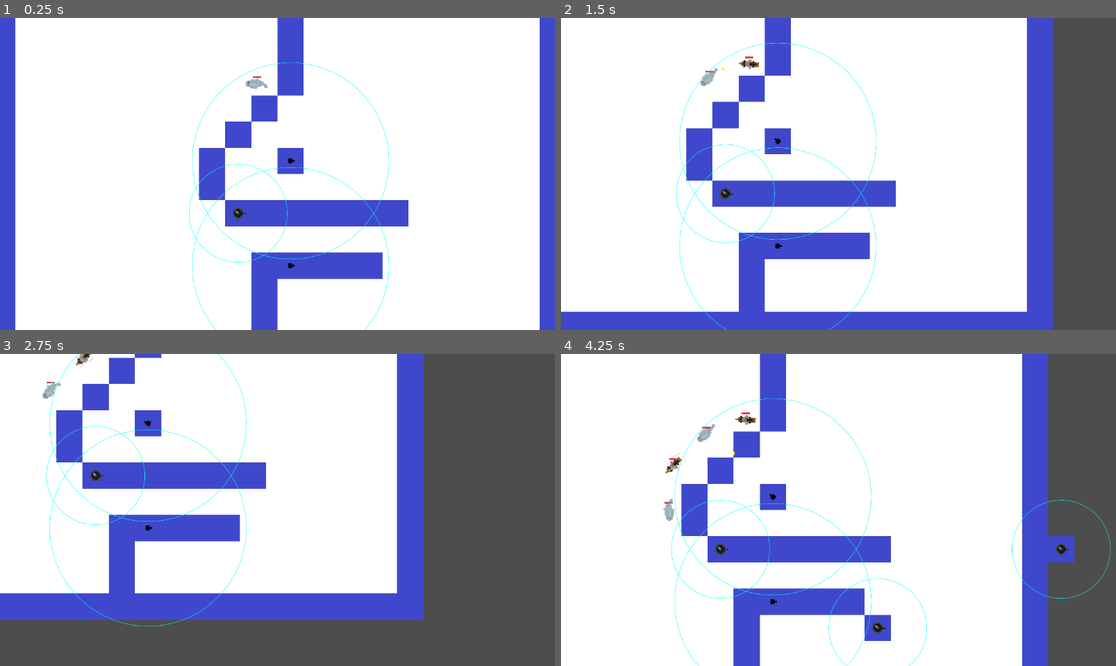
Above: before the commit, frames 1-4 (two rows, left to right).
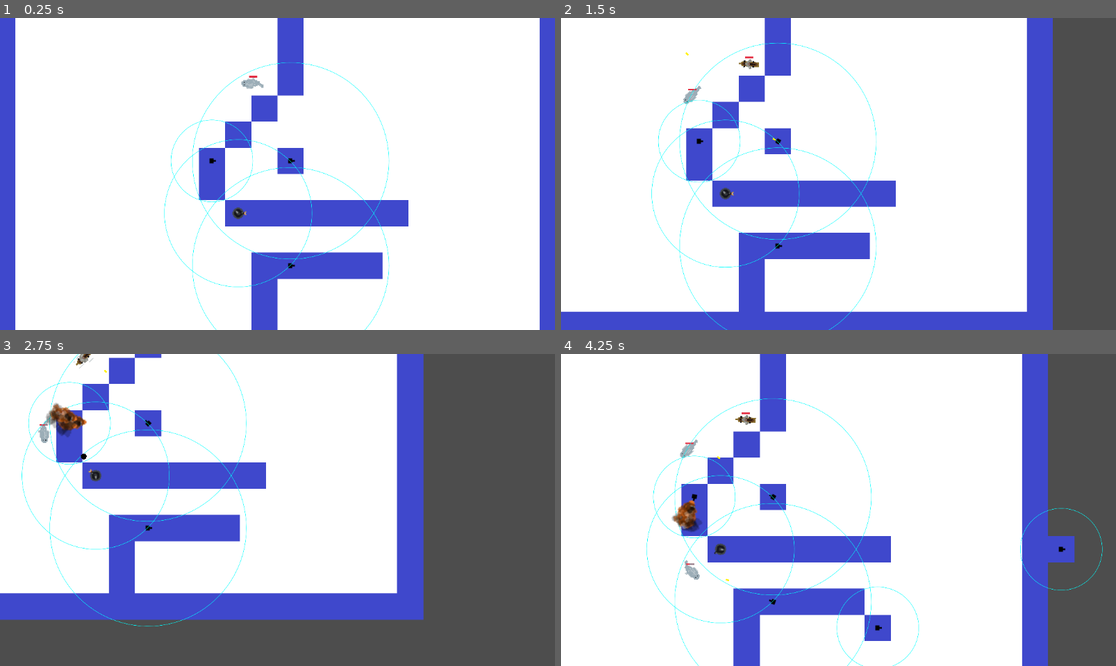
Above: after the commit, the same moments.

Repository: bartsides/TowerDefense
Game: Godot game, scene res://td.tscn
Same seed, same stepped clock (60 frames per second), same inputs: the game is played once before the commit and once after it.
Inputs (mouse positions are in pixels of both pictures, inside the frame that each line leads up to):
- Up to frame 1 (0.25 s): no input
- Up to frame 2 (1.5 s): move the mouse to (960, 158) at 0.52 s; hold D (move_right) 0.53-1.28 s; hold 1 (1) 0.53-1.28 s; tap 2 (2) at 0.8, 1.35 s; move the mouse to (727, 189) at 1.27 s; hold S (move_down) from 1.28 s (still down)
- Up to frame 3 (2.75 s): tap 3 (3) at 1.55 s; move the mouse to (333, 441) at 2.02 s; release S (move_down) at 2.03 s; hold D (move_right) from 2.03 s (still down); hold 3 (3) from 2.03 s (still down); tap 4 (4) at 2.3 s
- Up to frame 4 (4.25 s): move the mouse to (810, 572) at 2.77 s; release D (move_right) at 2.78 s; release 3 (3) at 2.78 s; hold W (move_up) 2.78-3.53 s; tap 4 (4) at 2.85 s; click (810, 572) at 3.05 s; move the mouse to (1005, 556) at 3.52 s; press the mouse at (1005, 556) at 3.53 s; hold A (move_left) from 3.53 s (still down); tap 1 (1) at 3.8 s

The runs differ from the first frame. In frame 1, 0.6% of the frame differs, in the area x 29-57%, y 18-87%; in frame 2, 0.7%; in frame 3, 1.2%; in frame 4, 2.0%, in the area x 15-100%, y 16-100%.

Commit message:
Flame thrower
Added flame thrower

Diff:
--- a/Enemies/fish.tscn
+++ b/Enemies/fish.tscn
@@ -40,6 +40,7 @@
 }]
 
 [node name="Enemy" instance=ExtResource("1_km15x")]
+SPEED = 60
 
 [node name="AnimatedSprite2D" parent="CollisionShape2D" index="0"]
 position = Vector2(1, 0)
--- a/Levels/level.gd
+++ b/Levels/level.gd
@@ -4,5 +4,5 @@
 
 var rounds: Array[Round]
 
-func _init(rounds : Array[Round] = []):
-	self.rounds = rounds
+func _init(level_rounds : Array[Round] = []):
+	rounds = level_rounds
--- a/Turrets/Projectiles/AnimatedSprite2D.gd
+++ b/Turrets/Projectiles/AnimatedSprite2D.gd
@@ -4,5 +4,8 @@
 	connect("animation_looped", _animation_looped)
 
 func _animation_looped():
-	if animation == "death":
-		get_parent().kill()
+	match animation:
+		"intro":
+			play("default")
+		"death":
+			get_parent().kill()
--- a/Turrets/Projectiles/bullet.gd
+++ b/Turrets/Projectiles/bullet.gd
@@ -1,6 +1,8 @@
 extends RigidBody2D
 
 @export var LIFESPAN = 1.0
+@export var MAX_ENEMIES_HIT = 1
+@export var IS_PROJECTILE = true
 
 var damage = 1.0
 var dying = false
@@ -28,4 +30,6 @@
 	if dying: return
 	if body.has_method("is_enemy"):
 		body.take_damage(damage)
-		die()
+		MAX_ENEMIES_HIT -= 1
+		if MAX_ENEMIES_HIT <= 0:
+			die()
--- a/Turrets/Projectiles/bullet.tscn
+++ b/Turrets/Projectiles/bullet.tscn
@@ -5,7 +5,7 @@
 [ext_resource type="Script" path="res://Turrets/Projectiles/AnimatedSprite2D.gd" id="3_2ohus"]
 
 [sub_resource type="RectangleShape2D" id="RectangleShape2D_q3eu8"]
-size = Vector2(5, 3)
+size = Vector2(4, 1.99999)
 
 [sub_resource type="SpriteFrames" id="SpriteFrames_e3omw"]
 animations = [{
@@ -27,6 +27,7 @@
 }]
 
 [node name="Bullet" type="RigidBody2D"]
+collision_layer = 2
 mass = 0.01
 continuous_cd = 1
 max_contacts_reported = 5
@@ -34,14 +35,16 @@
 script = ExtResource("1_okufc")
 
 [node name="CollisionShape2D" type="CollisionShape2D" parent="."]
+position = Vector2(9.53674e-07, 9.17912e-06)
 rotation = -3.14159
 shape = SubResource("RectangleShape2D_q3eu8")
 
 [node name="LifespanTimer" type="Timer" parent="."]
 
 [node name="AnimatedSprite2D" type="AnimatedSprite2D" parent="."]
+texture_filter = 1
 sprite_frames = SubResource("SpriteFrames_e3omw")
 script = ExtResource("3_2ohus")
 
 [connection signal="body_entered" from="." to="." method="_hit"]
-[connection signal="timeout" from="LifespanTimer" to="." method="_kill"]
+[connection signal="timeout" from="LifespanTimer" to="." method="kill"]
--- a/Turrets/Projectiles/cannonball.tscn
+++ b/Turrets/Projectiles/cannonball.tscn
@@ -85,4 +85,3 @@
 [node name="AnimatedSprite2D" parent="." index="2"]
 scale = Vector2(0.5, 0.5)
 sprite_frames = SubResource("SpriteFrames_atflx")
-animation = &"default"
--- /dev/null
+++ b/Turrets/Projectiles/flame.tscn
@@ -0,0 +1,103 @@
+[gd_scene load_steps=14 format=3 uid="uid://kfqqu43ueqm1"]
+
+[ext_resource type="PackedScene" uid="uid://16wea2ohr4ub" path="res://Turrets/Projectiles/bullet.tscn" id="1_u0te8"]
+[ext_resource type="Texture2D" uid="uid://xjgcabq3fl3l" path="res://assets/Flamethrow.png" id="2_4obqo"]
+
+[sub_resource type="RectangleShape2D" id="RectangleShape2D_fmpwp"]
+size = Vector2(36, 20)
+
+[sub_resource type="AtlasTexture" id="AtlasTexture_fg3qm"]
+atlas = ExtResource("2_4obqo")
+region = Rect2(160, 0, 32, 32)
+
+[sub_resource type="AtlasTexture" id="AtlasTexture_qrwu0"]
+atlas = ExtResource("2_4obqo")
+region = Rect2(192, 0, 32, 32)
+
+[sub_resource type="AtlasTexture" id="AtlasTexture_xrlf3"]
+atlas = ExtResource("2_4obqo")
+region = Rect2(96, 0, 32, 32)
+
+[sub_resource type="AtlasTexture" id="AtlasTexture_a2qvk"]
+atlas = ExtResource("2_4obqo")
+region = Rect2(128, 0, 32, 32)
+
+[sub_resource type="AtlasTexture" id="AtlasTexture_w8shx"]
+atlas = ExtResource("2_4obqo")
+region = Rect2(0, 0, 32, 32)
+
+[sub_resource type="AtlasTexture" id="AtlasTexture_52fst"]
+atlas = ExtResource("2_4obqo")
+region = Rect2(32, 0, 32, 32)
+
+[sub_resource type="AtlasTexture" id="AtlasTexture_2inva"]
+atlas = ExtResource("2_4obqo")
+region = Rect2(64, 0, 32, 32)
+
+[sub_resource type="AtlasTexture" id="AtlasTexture_kpdte"]
+atlas = ExtResource("2_4obqo")
+region = Rect2(96, 0, 32, 32)
+
+[sub_resource type="AtlasTexture" id="AtlasTexture_l2x17"]
+atlas = ExtResource("2_4obqo")
+region = Rect2(128, 0, 32, 32)
+
+[sub_resource type="SpriteFrames" id="SpriteFrames_byrhv"]
+animations = [{
+"frames": [{
+"duration": 1.0,
+"texture": SubResource("AtlasTexture_fg3qm")
+}, {
+"duration": 1.0,
+"texture": SubResource("AtlasTexture_qrwu0")
+}],
+"loop": true,
+"name": &"death",
+"speed": 5.0
+}, {
+"frames": [{
+"duration": 1.0,
+"texture": SubResource("AtlasTexture_xrlf3")
+}, {
+"duration": 1.0,
+"texture": SubResource("AtlasTexture_a2qvk")
+}],
+"loop": true,
+"name": &"default",
+"speed": 5.0
+}, {
+"frames": [{
+"duration": 1.0,
+"texture": SubResource("AtlasTexture_w8shx")
+}, {
+"duration": 1.0,
+"texture": SubResource("AtlasTexture_52fst")
+}, {
+"duration": 1.0,
+"texture": SubResource("AtlasTexture_2inva")
+}, {
+"duration": 1.0,
+"texture": SubResource("AtlasTexture_kpdte")
+}, {
+"duration": 1.0,
+"texture": SubResource("AtlasTexture_l2x17")
+}],
+"loop": true,
+"name": &"intro",
+"speed": 10.0
+}]
+
+[node name="Bullet" instance=ExtResource("1_u0te8")]
+MAX_ENEMIES_HIT = 20
+IS_PROJECTILE = false
+
+[node name="CollisionShape2D" parent="." index="0"]
+position = Vector2(18, -4.72069e-05)
+shape = SubResource("RectangleShape2D_fmpwp")
+
+[node name="AnimatedSprite2D" parent="." index="2"]
+texture_filter = 0
+position = Vector2(16, 0)
+scale = Vector2(1.42646, 1.42646)
+sprite_frames = SubResource("SpriteFrames_byrhv")
+animation = &"intro"
--- a/Turrets/cannon.gd
+++ b/Turrets/cannon.gd
@@ -1,4 +1,5 @@
 extends Turret
 
 func _ready():
+	super()
 	bullet_scene = load("res://Turrets/Projectiles/cannonball.tscn")
--- a/Turrets/cannon.tscn
+++ b/Turrets/cannon.tscn
@@ -46,15 +46,15 @@
 }]
 
 [node name="Turret" instance=ExtResource("1_mghsx")]
-script = ExtResource("2_dgf3g")
-ATTACK_RANGE = 60
+script = ExtResource("2_gylm1")
+ATTACK_RANGE = 90
+ATTACK_TIME = 3.0
 DAMAGE = 7.0
-BULLET_SPEED = 100.0
+BULLET_SPEED = 150.0
 
-[node name="AttackTimer" parent="." index="1"]
-wait_time = 3.0
+[node name="AnimatedSprite2D" parent="." index="2"]
+sprite_frames = SubResource("SpriteFrames_h1mtq")
+animation = &"attack"
 
-[node name="AnimatedSprite2D" parent="." index="3"]
-texture_filter = 3
-sprite_frames = SubResource("SpriteFrames_kunib")
-animation = &"default"
+[node name="BulletMarker2D" parent="." index="3"]
+position = Vector2(9, 0)
--- /dev/null
+++ b/Turrets/flame_thrower.gd
@@ -0,0 +1,5 @@
+extends Turret
+
+func _ready():
+	super()
+	bullet_scene = load("res://Turrets/Projectiles/flame.tscn")
--- /dev/null
+++ b/Turrets/flame_thrower.tscn
@@ -0,0 +1,11 @@
+[gd_scene load_steps=3 format=3 uid="uid://bytorf21ckj6t"]
+
+[ext_resource type="PackedScene" uid="uid://dv1qs465qpw2i" path="res://Turrets/turret.tscn" id="1_ytkyn"]
+[ext_resource type="Script" path="res://Turrets/flame_thrower.gd" id="2_pp147"]
+
+[node name="Turret" instance=ExtResource("1_ytkyn")]
+script = ExtResource("2_pp147")
+ATTACK_RANGE = 50
+ATTACK_TIME = 0.3
+DAMAGE = 1.0
+BULLET_SPEED = 0.0
--- /dev/null
+++ b/Turrets/test.tscn
@@ -0,0 +1,5 @@
+[gd_scene load_steps=2 format=3 uid="uid://n4ilgjp06gnr"]
+
+[ext_resource type="PackedScene" uid="uid://dv1qs465qpw2i" path="res://Turrets/turret.tscn" id="1_k43ds"]
+
+[node name="Turret" instance=ExtResource("1_k43ds")]
--- a/Turrets/turret.gd
+++ b/Turrets/turret.gd
@@ -15,11 +15,14 @@
 var sprite : AnimatedSprite2D
 var ready_to_fire = false
 var range_thickness = .2
+var projectilesNode
 
 enum AIM_STYLES { FIRST, LAST, CLOSEST, FURTHEST, STRONGEST, WEAKEST, FOCUS_FIRST, FOCUS_LAST }
 
 func _ready():
+	projectilesNode = get_node("/root/TD/Projectiles")
 	sprite = $AnimatedSprite2D
+	$AttackTimer.wait_time = ATTACK_TIME
 
 func _process(_delta):
 	if ready_to_fire:
@@ -88,11 +91,16 @@
 		return
 	var direction = position.direction_to(target_enemy.position)
 	var bullet = bullet_scene.instantiate()
+	bullet.position = $BulletMarker2D.position
 	bullet.damage = DAMAGE
-	bullet.visible = true
-	bullet.look_at(target_enemy.position)
 	bullet.apply_central_force(direction * BULLET_SPEED)
-	$Bullets.add_child(bullet)
+	if bullet.IS_PROJECTILE:
+		projectilesNode.add_child(bullet)
+		bullet.position = to_global(bullet.position)
+		bullet.look_at(target_enemy.position)
+	else:
+		add_child(bullet)
+
 	bullet.fire()
 	$AnimatedSprite2D.play("attack")
 
--- a/Turrets/turret.tscn
+++ b/Turrets/turret.tscn
@@ -25,6 +25,7 @@
 
 [node name="Turret" type="Node2D"]
 script = ExtResource("1_1bkf4")
+ATTACK_TIME = 0.5
 
 [node name="TargetEnemyTimer" type="Timer" parent="."]
 autostart = true
@@ -32,12 +33,12 @@
 [node name="AttackTimer" type="Timer" parent="."]
 autostart = true
 
-[node name="Bullets" type="Node2D" parent="."]
-
 [node name="AnimatedSprite2D" type="AnimatedSprite2D" parent="."]
 sprite_frames = SubResource("SpriteFrames_kld0v")
-animation = &"attack"
 script = ExtResource("3_x3btf")
+
+[node name="BulletMarker2D" type="Marker2D" parent="."]
+position = Vector2(5, 0)
 
 [connection signal="timeout" from="TargetEnemyTimer" to="." method="_target_enemy"]
 [connection signal="timeout" from="AttackTimer" to="." method="_attack"]
--- a/td.gd
+++ b/td.gd
@@ -9,53 +9,52 @@
 var cell_size = 16
 var path_color = Color.BLACK
 var mouse_mode = MOUSE_MODE.WALL
-var enemies_count = 200
 var enemies_spawned = 0
 var enemies_alive = 0
 var lives = 20
 var astar_grid = AStarGrid2D.new()
 var map : TileMap
 
-enum MOUSE_MODE { WALL, TURRET, CANNON }
+enum MOUSE_MODE { WALL, TURRET, CANNON, FLAME_THROWER }
 enum TILEMAP_LAYERS { MAZE }
 enum TILEMAP_SOURCES { FLOOR, WALL }
 
-var turretScene = preload("res://Turrets/turret.tscn")
-var cannonScene = preload("res://Turrets/cannon.tscn")
-var enemyScene = preload("res://Enemies/enemy.tscn")
-var fishScene = preload("res://Enemies/fish.tscn")
-
-var level : Level = null
-var round : Round = null
+var turret_scene = preload("res://Turrets/turret.tscn")
+var cannon_scene = preload("res://Turrets/cannon.tscn")
+var flame_thrower_scene = preload("res://Turrets/flame_thrower.tscn")
+
+var enemy_scene = preload("res://Enemies/enemy.tscn")
+var fish_scene = preload("res://Enemies/fish.tscn")
+
+var current_level : Level = null
+var current_round : Round = null
 var level_index = -1
 var round_index = -1
 var round_enemy_index = -1
 var round_enemy : Enemy
 var levels : Array[Level] = [ \
 	Level.new([ \
-		Round.new(1.4, [fishScene, enemyScene, fishScene, enemyScene]), \
-		Round.new(1.3, [fishScene, fishScene, fishScene, fishScene]), \
-		Round.new(1.2, [enemyScene, enemyScene, enemyScene, enemyScene]), \
-		Round.new(1.1, [enemyScene, fishScene, enemyScene, fishScene]), \
+		Round.new(1.4, [fish_scene, enemy_scene, fish_scene, enemy_scene]), \
+		Round.new(1.3, [fish_scene, fish_scene, fish_scene, fish_scene]), \
+		Round.new(1.2, [enemy_scene, enemy_scene, enemy_scene, enemy_scene]), \
+		Round.new(1.1, [enemy_scene, fish_scene, enemy_scene, fish_scene]), \
 	]), \
 	Level.new([ \
-		Round.new(2, [fishScene, fishScene, enemyScene, enemyScene]), \
-		Round.new(2.1, [fishScene, fishScene, enemyScene, enemyScene]), \
-		Round.new(2.2, [fishScene, fishScene, enemyScene, enemyScene]), \
-		Round.new(2.3, [fishScene, fishScene, enemyScene, enemyScene]), \
+		Round.new(2, [fish_scene, fish_scene, enemy_scene, enemy_scene]), \
+		Round.new(2.1, [fish_scene, fish_scene, enemy_scene, enemy_scene]), \
+		Round.new(2.2, [fish_scene, fish_scene, enemy_scene, enemy_scene]), \
+		Round.new(2.3, [fish_scene, fish_scene, enemy_scene, enemy_scene]), \
 	]), \
 ]
 
 func _ready():
 	map = $TileMap
 	cell_size = map.tile_set.tile_size.x * map.transform.get_scale().x
-
 	astar_grid.region = Rect2i(REGION_SIZE/-2.0, REGION_SIZE/-2.0, REGION_SIZE, REGION_SIZE)
 	astar_grid.cell_size = Vector2(cell_size, cell_size)
 	astar_grid.jumping_enabled = true
 	astar_grid.diagonal_mode = AStarGrid2D.DIAGONAL_MODE_ONLY_IF_NO_OBSTACLES
 	astar_grid.update()
-
 	add_debug_turrets()
 	next_level()
 
@@ -66,6 +65,9 @@
 		handle_click(coords)
 	mouse_mode = MOUSE_MODE.CANNON
 	for coords in [Vector2(-2, 1)]:
+		handle_click(coords)
+	mouse_mode = MOUSE_MODE.FLAME_THROWER
+	for coords in [Vector2(-3, -1)]:
 		handle_click(coords)
 	mouse_mode = prev_mouse_mode
 
@@ -80,30 +82,30 @@
 	if level_index >= len(levels):
 		print('you have won the game')
 		return
-	level = levels[level_index]
+	current_level = levels[level_index]
 	next_round()
 
 func next_round():
 	stop_timers()
 	round_index += 1
-	if round_index >= len(level.rounds):
+	if round_index >= len(current_level.rounds):
 		next_level()
 		return
 	print('Starting Level %s Round %s' % [level_index + 1, round_index + 1])
-	round = level.rounds[round_index]
+	current_round = current_level.rounds[round_index]
 	round_enemy_index = -1
-	$Timers/SpawnTimer.wait_time = round.spawn_time
+	$Timers/SpawnTimer.wait_time = current_round.spawn_time
 	update_nav()
 	add_enemy()
 	start_timers()
 
 func add_enemy():
 	round_enemy_index += 1
-	if round_enemy_index >= len(round.enemies):
+	if round_enemy_index >= len(current_round.enemies):
 		$Timers/SpawnTimer.stop()
 		return
 
-	var enemy = round.enemies[round_enemy_index].instantiate()
+	var enemy = current_round.enemies[round_enemy_index].instantiate()
 	enemy.position = $Start.position
 	enemy.number = enemies_spawned
 	$Enemies.add_child(enemy)
@@ -116,7 +118,7 @@
 	$Enemies.remove_child(enemy)
 	enemy.queue_free()
 	enemies_alive -= 1
-	if enemies_alive <= 0 && round_enemy_index >= len(round.enemies):
+	if enemies_alive <= 0 && round_enemy_index >= len(current_round.enemies):
 		next_round()
 
 	$UIControl.update()
@@ -142,8 +144,11 @@
 		mouse_mode = MOUSE_MODE.TURRET
 	elif event.is_action_pressed("3"):
 		mouse_mode = MOUSE_MODE.CANNON
+	elif event.is_action_pressed("4"):
+		mouse_mode = MOUSE_MODE.FLAME_THROWER
 
 func handle_click(coords : Vector2):
+	print('click ', coords)
 	if mouse_mode == MOUSE_MODE.WALL:
 		var tile_source = map.get_cell_source_id(TILEMAP_LAYERS.MAZE, coords)
 		var new_val = 1
@@ -154,7 +159,8 @@
 		map.set_cell(TILEMAP_LAYERS.MAZE, coords, new_val, Vector2i(0,0))
 		update_nav()
 
-	if mouse_mode == MOUSE_MODE.TURRET || mouse_mode == MOUSE_MODE.CANNON:
+	if mouse_mode == MOUSE_MODE.TURRET or mouse_mode == MOUSE_MODE.CANNON \
+	or mouse_mode == MOUSE_MODE.FLAME_THROWER:
 		if !can_navigate_with_change(coords, TILEMAP_LAYERS.MAZE, TILEMAP_SOURCES.WALL):
 			return
 
@@ -168,10 +174,13 @@
 		update_nav()
 
 func get_selected_turret_scene() -> Turret:
-	if mouse_mode == MOUSE_MODE.TURRET:
-		return turretScene.instantiate()
-	if mouse_mode == MOUSE_MODE.CANNON:
-		return cannonScene.instantiate()
+	match mouse_mode:
+		MOUSE_MODE.TURRET:
+			return turret_scene.instantiate()
+		MOUSE_MODE.CANNON:
+			return cannon_scene.instantiate()
+		MOUSE_MODE.FLAME_THROWER:
+			return flame_thrower_scene.instantiate()
 	push_error('Unable to determine selected turret scene from mouse mode $s.' % mouse_mode)
 	return null
 
--- a/td.tscn
+++ b/td.tscn
@@ -67,5 +67,7 @@
 offset_right = -240.0
 offset_bottom = -114.0
 
+[node name="Projectiles" type="Node2D" parent="."]
+
 [connection signal="timeout" from="Timers/SpawnTimer" to="." method="add_enemy"]
 [connection signal="timeout" from="Timers/DrawPathsTimer" to="." method="force_draw"]
Not shown: 2 places in Turrets/cannon.tscn that only renumber resources
